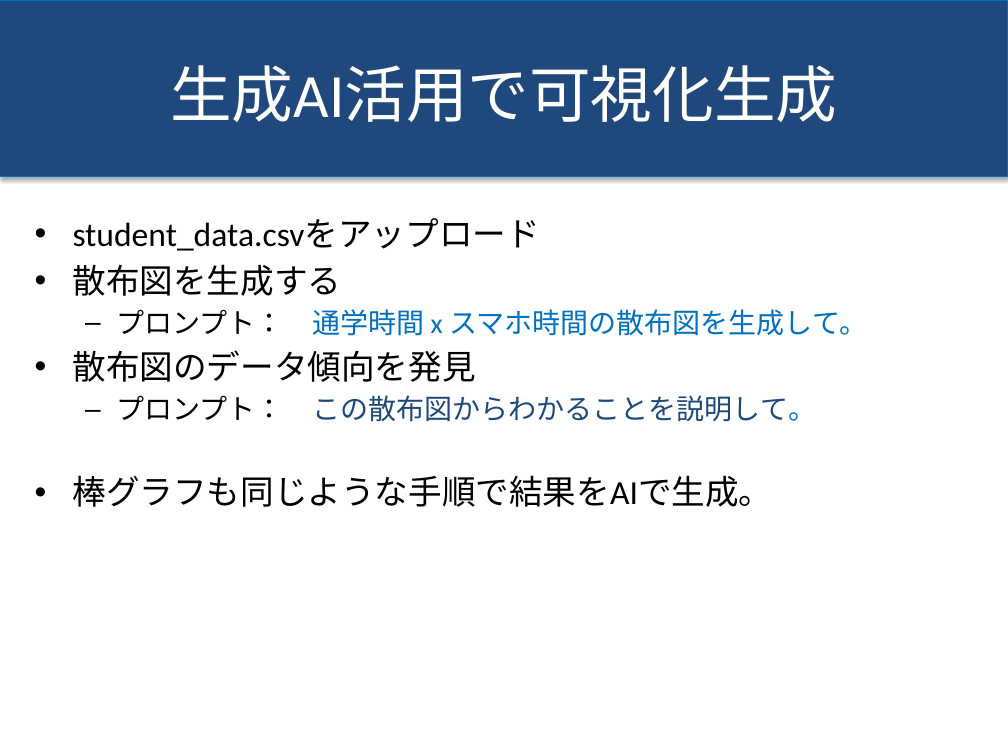
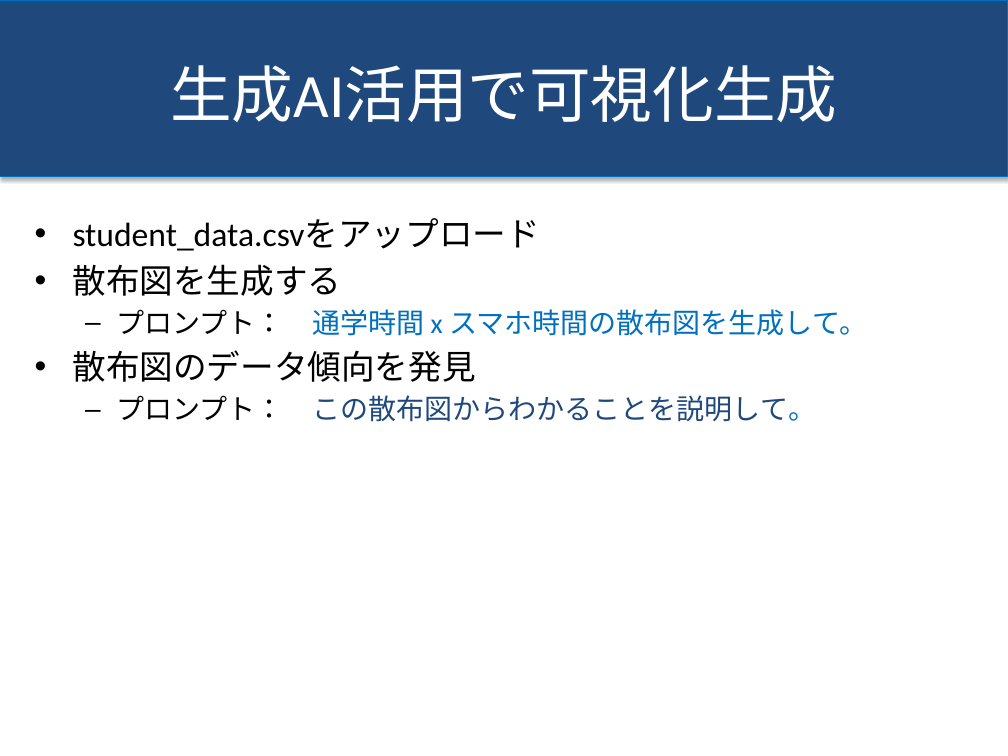
Before and after one commit to sit-xinli/infovis-1, a slide deck: slide 24 of データ可視化講義.pptx. Drawn at 1008x756 pixels with LibreOffice and Linux fonts; fonts in the diff are those of the drawing. Boxes give left, top, right and bottom in pixels: in the first picture for what was removed or moved away, otherwise in the second. Text is boxed around its words. In the diff, an @@ line names an element or a change of style, - is before the commit and + after.

```diff
--- a/データ可視化講義.pptx
+++ b/データ可視化講義.pptx
@@ text at box(73, 475, 773, 507): paragraph removed @@
-• 棒グラフも同じような手順で結果をAIで生成。
```
Also in this commit, not shown: 1 other slide changed, 1 slide added, 6 other files.
